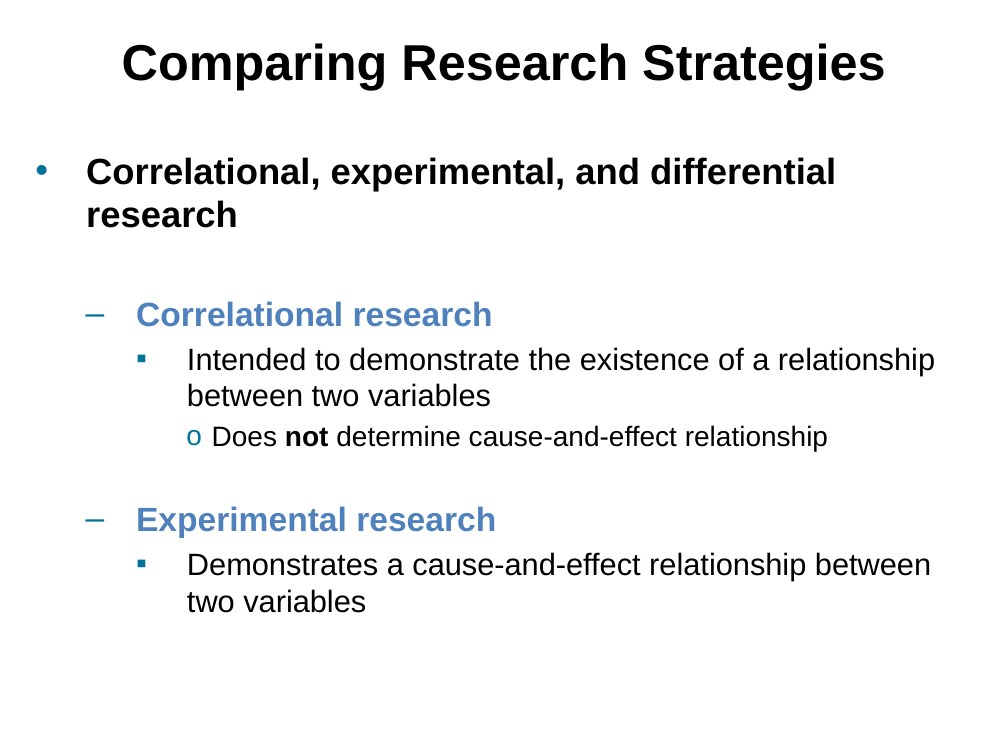
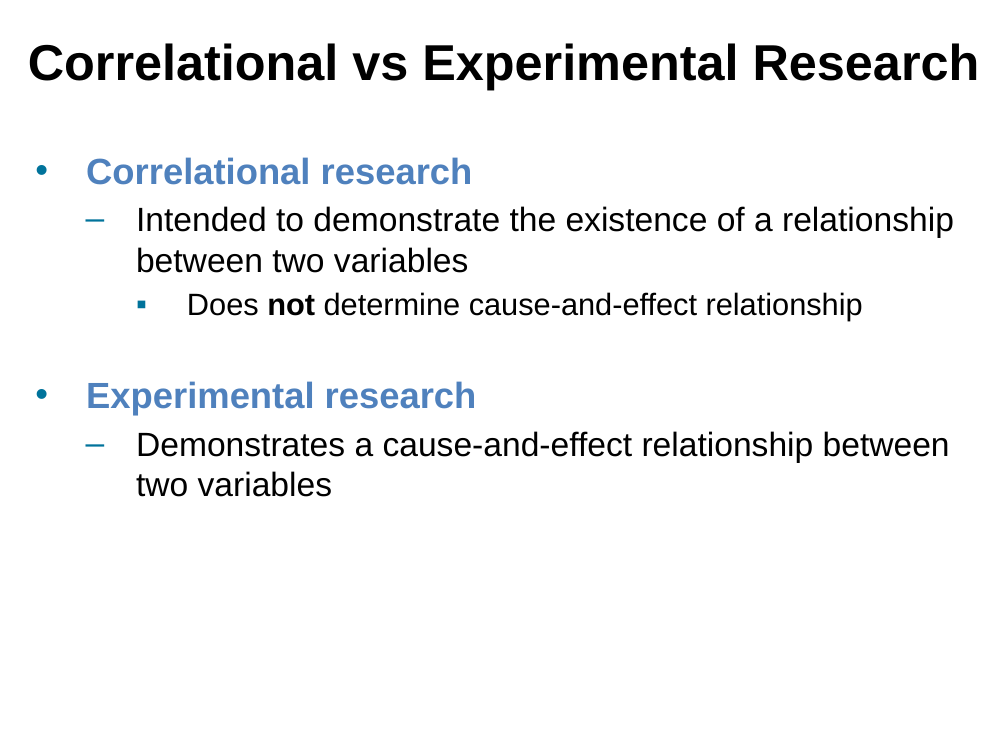
Before and after one commit to npm27/Teaching-Materials, a slide deck: slide 3 of Research Methods/Slides/Chapter 12.pptx. Drawn at 1008x756 pixels with LibreOffice and Linux fonts; fonts in the diff are those of the drawing. Boxes give left, top, right and bottom in pixels: in the first picture for what was removed or moved away, otherwise in the second. Text is boxed around its words. In the diff, an @@ line names an element or a change of style, - is before the commit and + after.

Commit message:
update slides

```diff
--- a/Research Methods/Slides/Chapter 12.pptx
+++ b/Research Methods/Slides/Chapter 12.pptx
@@ title at (x1=28, y1=43, x2=980, y2=90): text changed @@
-Comparing Research Strategies
+Correlational vs Experimental Research
@@ text "Correlational research" at (x1=86, y1=157, x2=954, y2=497): size 24 to 26 pt in "Correlational research", "Experimental research"; size 22 to 24 pt in "Intended to demonstrate the existence of a ...", "Demonstrates a cause-and-effect relationship between two var ..."; size 20 to 22 pt in "Does not determine cause-and-effect relationship"; bullet – to •; list level 2 to 1 in "Correlational research"; bullet ▪ to –; list level 3 to 2 in "Intended to demonstrate the existence ..."; bullet o to ▪; list level 4 to 3 in "Does not determine cause-and-effect relationship"; list level 2 to 1 in "Experimental research"; list level 3 to 2 in "Demonstrates a cause-and-effect relationship between ..." @@
@@ text at (x1=86, y1=157, x2=836, y2=228): paragraph removed @@
-• Correlational, experimental, and differential research
```
Also in this commit, not shown: 5 other slides changed, 9 slides added, 2 slides removed, 1 other file.
